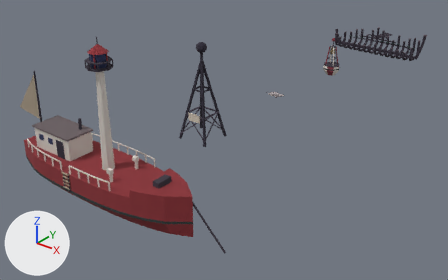
The glTF model public/models/lowwater.glb, before and after one commit.
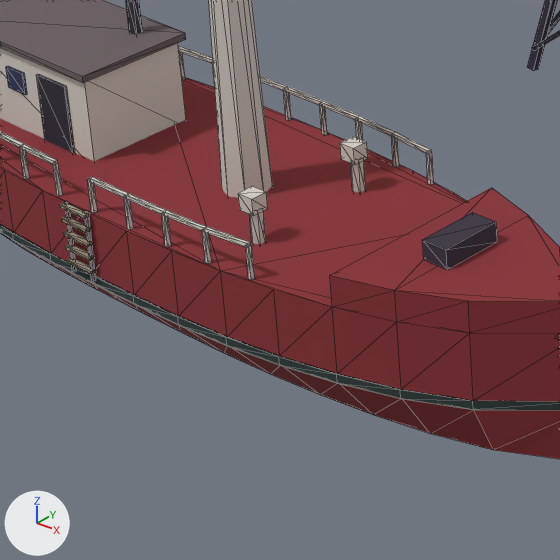
Old and new are each drawn whole from a 50 mm camera at (28.9, -963.4, 20.8) aimed at (-1.6, -925.3, -2.8) and again close up on the part from 10% to 42% of the width and 43% to 93% of the height. The axes (+X, +Y, +Z) are drawn at lower left. The lights are the same throughout. The first two pictures are the older version. The close-ups show mesh edges as thin lines. Where no turn or scale is listed for an object, it has been applied to the vertices.

The older version as bpy lines, for what is in view:
```python
me_baak = bpy.data.meshes.new('baak')
me_baak.from_pydata(...)  # 172 vertices, 264 faces; spans x -1.33..1.33, y -1.33..1.33, z -0.33..6.82
# faces by material slot: [108, 144, 12]
me_baak.materials.append(mat_c_2e2a38)  # dark grey #2e2a38
me_baak.materials.append(mat_c_4a4352)  # greyish purple #4a4352
me_baak.materials.append(mat_c_cfc4b4)  # pale yellow #cfc4b4
me_lightship = bpy.data.meshes.new('lightship')
me_lightship.from_pydata(...)  # 955 vertices, 1576 faces; spans x -8.9..10.1, y -2.3..2.2, z -1.2..10.2
# faces by material slot: [324, 112, 124, 208, 596, 88, 56, 68]
me_lightship.materials.append(mat_c_8a3036)  # red #8a3036
me_lightship.materials.append(mat_c_2c3a39)  # dark grey #2c3a39
me_lightship.materials.append(mat_c_6a5f62)  # dark grey #6a5f62
me_lightship.materials.append(mat_c_3a3440)  # dark grey #3a3440
me_lightship.materials.append(mat_c_d6d0c8)  # light grey #d6d0c8
me_lightship.materials.append(mat_c_2c3458)  # dark blue #2c3458
me_lightship.materials.append(mat_c_2e2a38)  # dark grey #2e2a38
me_lightship.materials.append(mat_c_a89a86)  # beige #a89a86
ob_baak_001 = bpy.data.objects.new('baak.001', me_baak)
ob_baak_001.location = (0.0, -930.0, 0.0)
ob_lightship_001 = bpy.data.objects.new('lightship.001', me_lightship)
ob_lightship_001.location = (0.0, -940.0, 0.0)
```
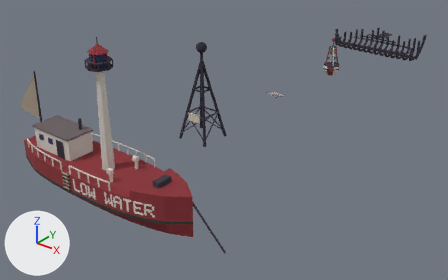
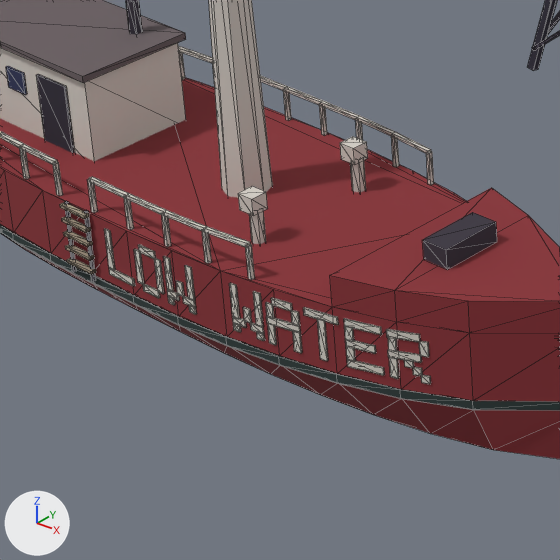
Pixel boxes (x1, y1, x2, y2) of what changed, in the close-ups (560 x 560 px):
'lightship_name', added: after (104, 228, 431, 384)

Edits to the bpy script that builds the scene:
```text
Add mat_c_d9d3ca:
    mat_c_d9d3ca = principled_material('c_d9d3ca')
    mat_c_d9d3ca.base_color = (0.694, 0.651, 0.591)  # light grey #d9d3ca
    mat_c_d9d3ca.roughness = 1.0
Add me_lightship_name:
    me_lightship_name.from_pydata(...)  # 656 vertices, 984 faces; spans x -0.56..5.82, y -2.23..2.23, z 0.29..1.14
    me_lightship_name.materials.append(mat_c_d9d3ca)  # light grey #d9d3ca
Add ob_lightship_name:
    ob_lightship_name = bpy.data.objects.new('lightship_name', me_lightship_name)
    ob_lightship_name.location = (0.0, -940.0, 0.0)
```
